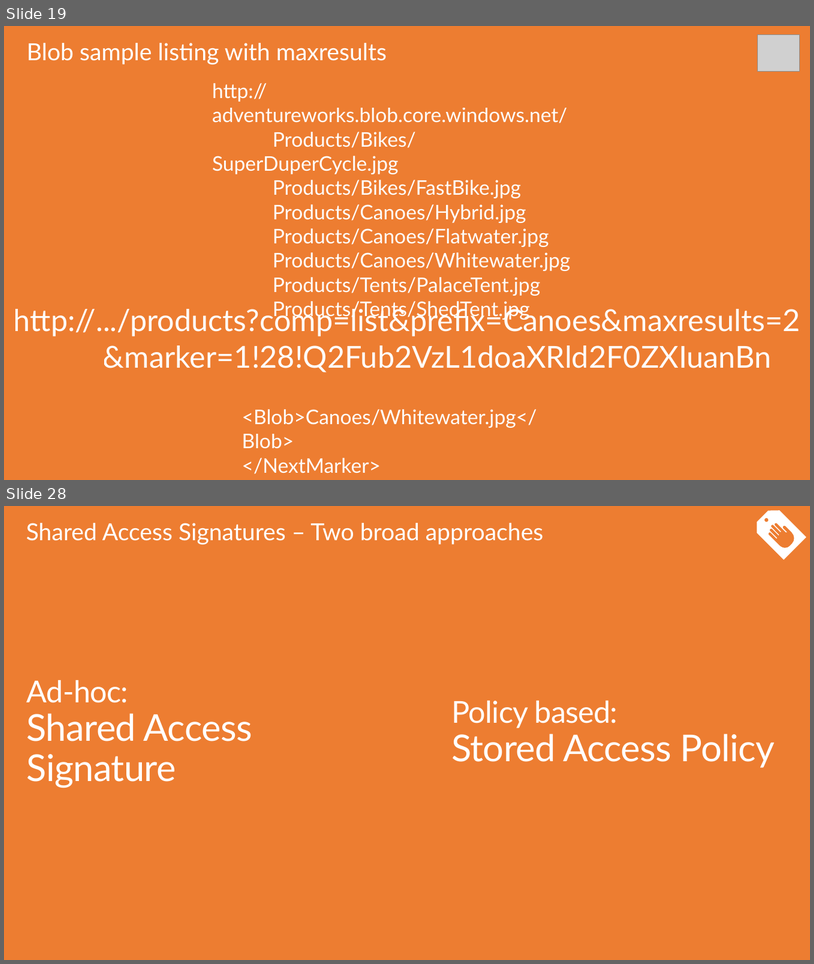
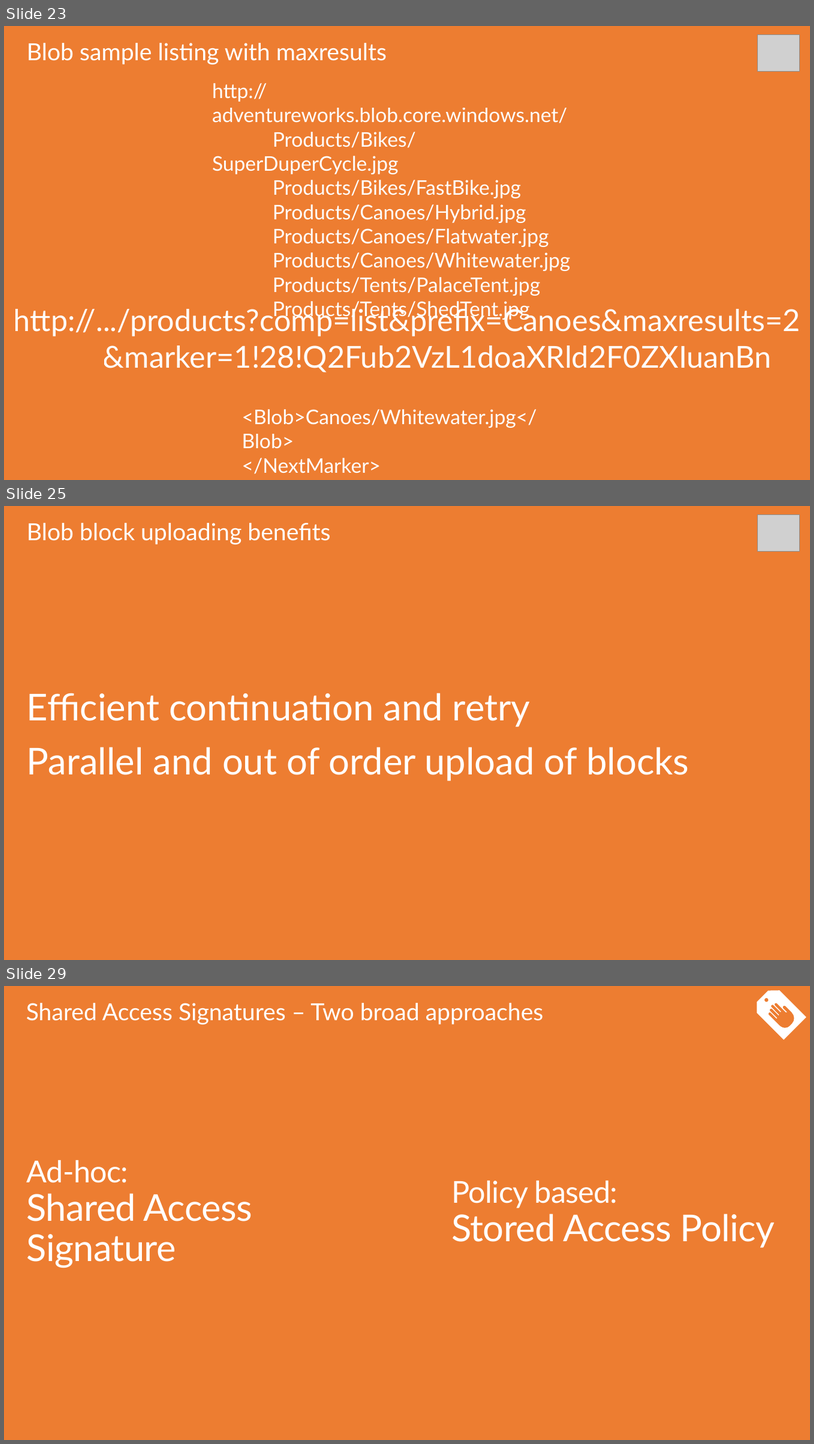
Before and after one commit to sack212/BasicAzureCamp, a slide deck: Data-Storage/Data-Storage.pptx. Shown one above the other, each under a label of ours: slides 19 and 28 before the commit, slides 23, 25 and 29 after it; the slides between them are not shown. The pictures are 814x964 and 814x1444 pixels, drawn with LibreOffice and Linux fonts; fonts in the diff are those of the drawing; grey boxes stand for pictures. Boxes give left, top, right and bottom in pixels: in the first picture for what was removed or moved away, otherwise in the second. Text is boxed around its words. In the diff, an @@ line names an element or a change of style, - is before the commit and + after.

```diff
--- a/Data-Storage/Data-Storage.pptx
+++ b/Data-Storage/Data-Storage.pptx
@@ slide 25 added at (4, 506, 810, 960), background #ED7D31 @@
@@ title added at (27, 523, 330, 544), 28 pt, text #FFFFFF @@
+Blob block uploading benefits
@@ picture added at (758, 514, 800, 552) @@
@@ text added at (27, 693, 689, 781), 44 pt, text #FFFFFF @@
+Efficient continuation and retry
+Parallel and out of order upload of blocks
@@ what was slide 19 is now slide 23 @@
@@ what was slide 28 is now slide 29 @@
```
Also in this commit, not shown: 14 slides changed, 6 other slides added, 1 slide removed.
